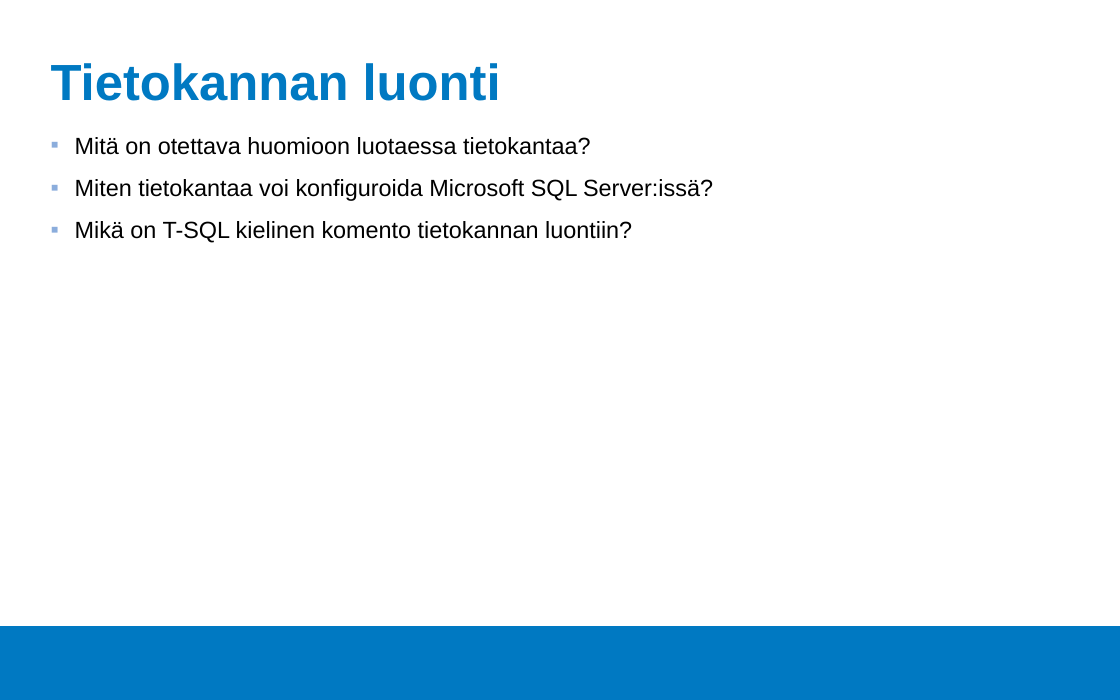
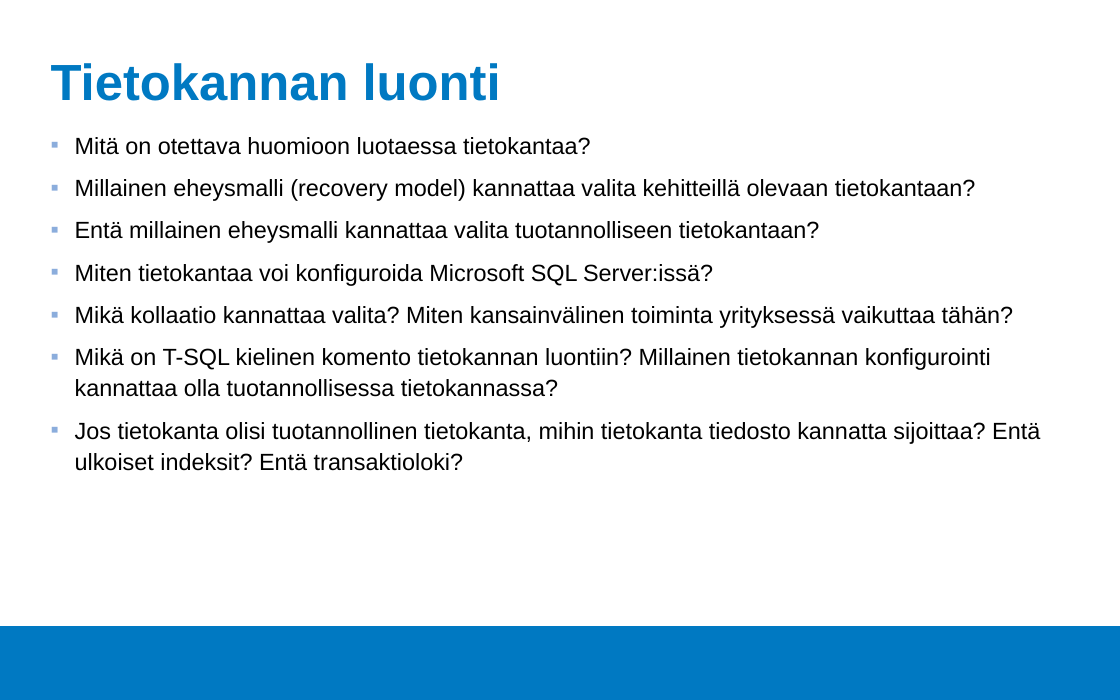
Before and after one commit to Tietokantahallinta/Tietokantahallinta.github.io, a slide deck: slide 3 of luennot/viikko02/Luentokalvot_02.odp. Drawn at 1120x700 pixels with LibreOffice and Linux fonts; fonts in the diff are those of the drawing; background and template pictures are left out. Boxes give left, top, right and bottom in pixels: in the first picture for what was removed or moved away, otherwise in the second. Text is boxed around its words. In the diff, an @@ line names an element or a change of style, - is before the commit and + after.

```diff
--- a/luennot/viikko02/Luentokalvot_02.odp
+++ b/luennot/viikko02/Luentokalvot_02.odp
@@ text at [75,179,975,243]: paragraphs added @@
+▪ Millainen eheysmalli (recovery model) kannattaa valita kehitteillä olevaan tietokantaan?
+▪ Entä millainen eheysmalli kannattaa valita tuotannolliseen tietokantaan?
@@ text at [75,306,1040,471]: text changed @@
-▪ Mikä on T-SQL kielinen komento tietokannan luontiin?
+▪ Mikä kollaatio kannattaa valita? Miten kansainvälinen toiminta yrityksessä vaikuttaa tähän?
+▪ Mikä on T-SQL kielinen komento tietokannan luontiin? Millainen tietokannan konfigurointi kannattaa olla tuotannollisessa tietokannassa?
+▪ Jos tietokanta olisi tuotannollinen tietokanta, mihin tietokanta tiedosto kannatta sijoittaa? Entä ulkoiset indeksit? Entä transaktioloki?
```
Also in this commit, not shown: 2 other slides changed, 2 other files.
